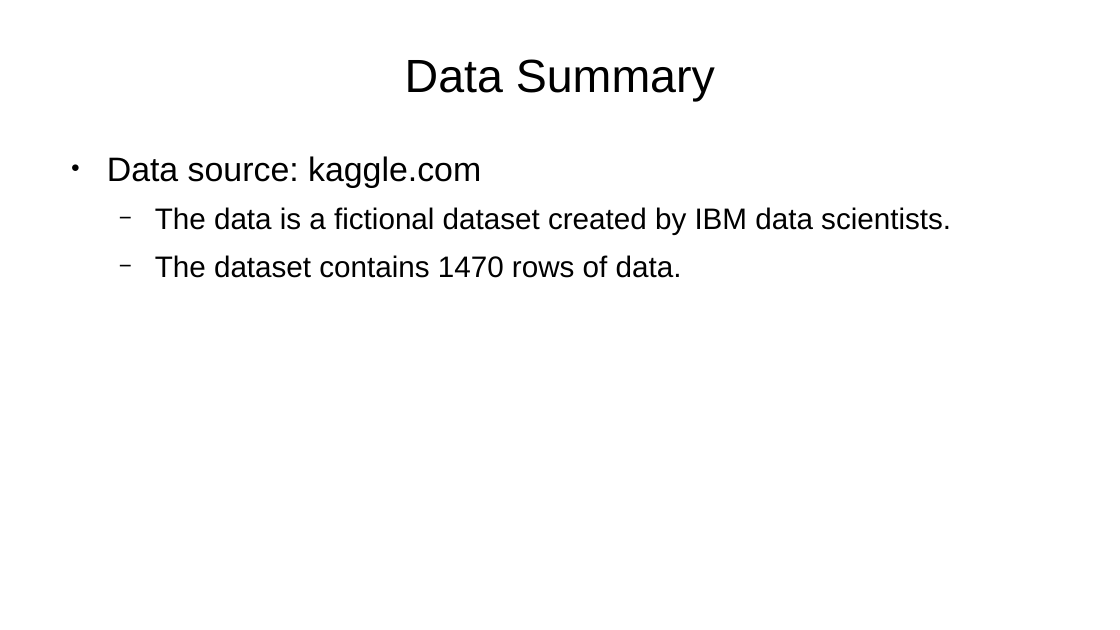
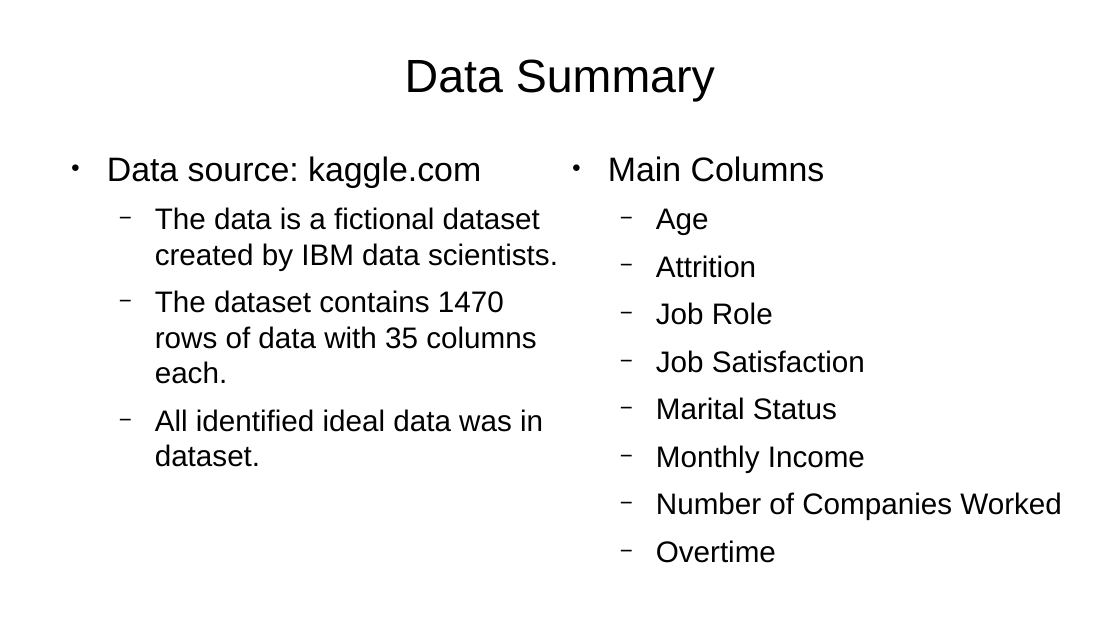
Before and after one commit to sbowler/project-one, a slide deck: slide 4 of presentations/project2_presentation.pptx. Drawn at 1120x630 pixels with LibreOffice and Linux fonts; fonts in the diff are those of the drawing; background and template pictures are left out. Boxes give left, top, right and bottom in pixels: in the first picture for what was removed or moved away, otherwise in the second. Text is boxed around its words. In the diff, an @@ line names an element or a change of style, - is before the commit and + after.

```diff
--- a/presentations/project2_presentation.pptx
+++ b/presentations/project2_presentation.pptx
@@ text added at (608, 156, 1062, 563), 21 pt, text #000000 @@
+● Main Columns
+  − Age
+  − Attrition
+  − Job Role
+  − Job Satisfaction
+  − Marital Status
+  − Monthly Income
+  − Number of Companies Worked
+  − Overtime
@@ text at (155, 290, 543, 467): text changed @@
-  − The dataset contains 1470 rows of data.
+  − The dataset contains 1470 rows of data with 35 columns each.
+  − All identified ideal data was in dataset.
```
Also in this commit, not shown: 9 other slides changed, 2 slides removed, 2 other files.
